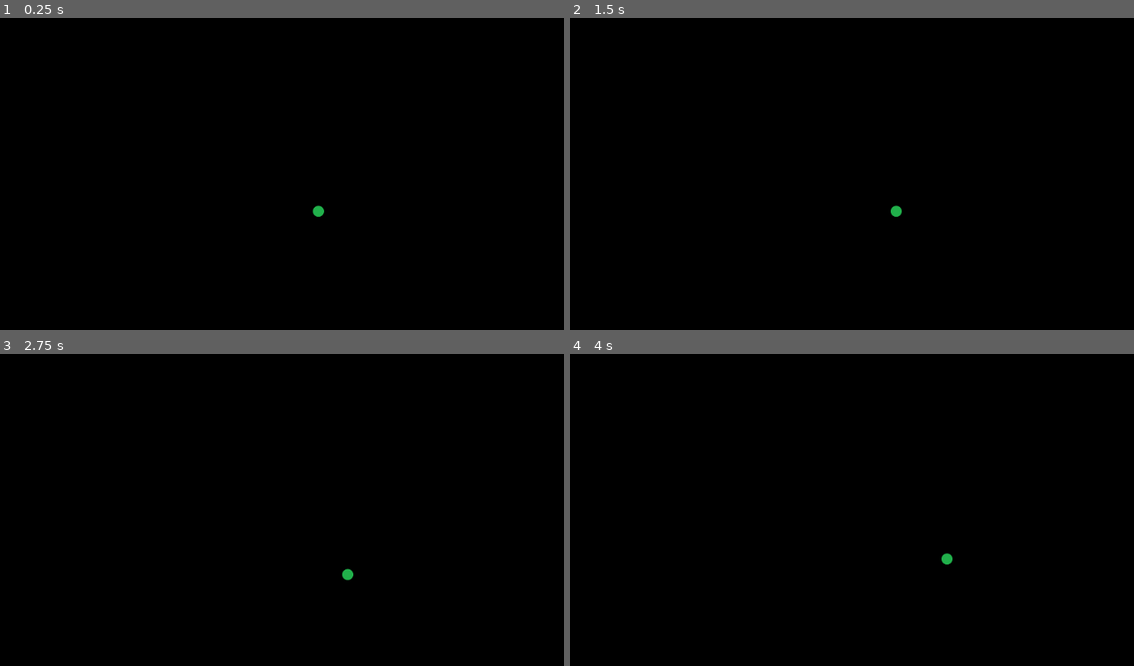
Above: before the commit, frames 1-4 (two rows, left to right).
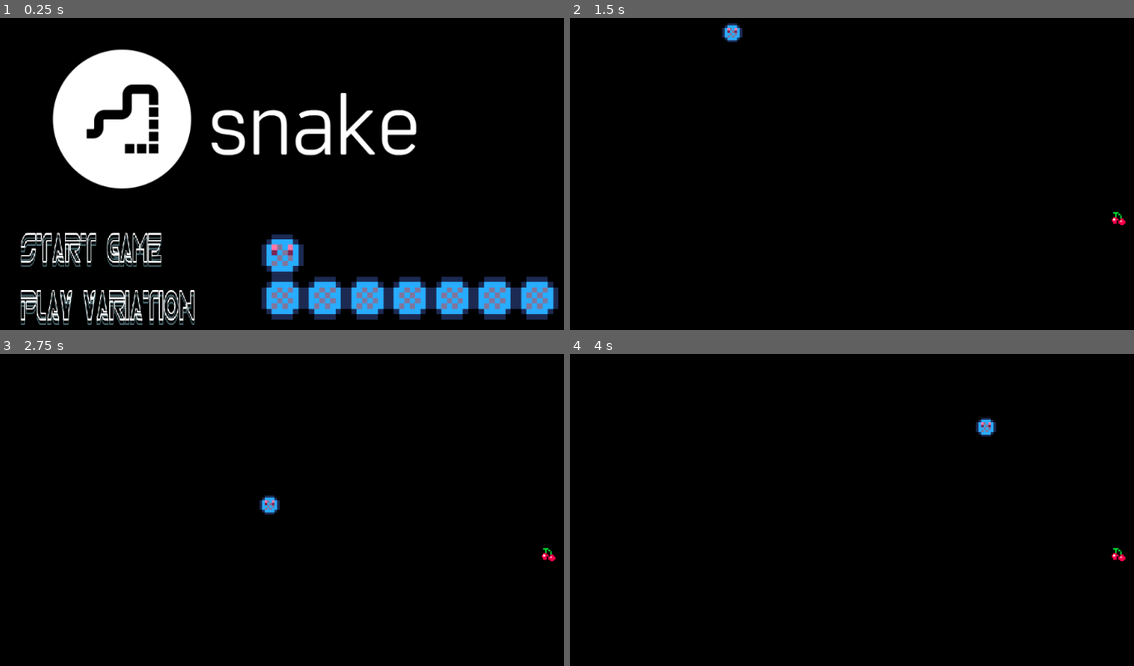
Above: after the commit, the same moments.

Repository: snakecs4700/Snake2D
Game: Godot game, scene res://Title Screen/TitleScreen.tscn
Same seed, same stepped clock (60 frames per second), same inputs: the game is played once before the commit and once after it. Before the commit the project starts from res://Gamefield.tscn.
Inputs (mouse positions are in pixels of both pictures, inside the frame that each line leads up to):
- Up to frame 1 (0.25 s): no input
- Up to frame 2 (1.5 s): click (705, 248) at 0.5 s, where only the run after the commit has a clickable "start game"; hold Right (ui_right) from 1.28 s (still down)
- Up to frame 3 (2.75 s): release Right (ui_right) at 2.03 s; hold Down (ui_down) from 2.03 s (still down)
- Up to frame 4 (4 s): release Down (ui_down) at 2.78 s; hold Right (ui_right) 2.78-3.53 s; hold Up (ui_up) from 3.53 s (still down)

The runs differ from the first frame. In frame 1, 20% of the frame differs, in the area x 3-99%, y 9-99%; in frame 2, 0.3%; in frame 3, 0.3%; in frame 4, 0.3%.

Commit message:
Updated title screen and remastered gameplay

Diff:
--- a/Gamefield.tscn
+++ /dev/null
@@ -1,13 +0,0 @@
-[gd_scene load_steps=3 format=2]
-
-[ext_resource path="res://Sprites/Background.png" type="Texture" id=1]
-[ext_resource path="res://snakeObject.tscn" type="PackedScene" id=2]
-
-[node name="Gamefield" type="Node2D"]
-
-[node name="Sprite" type="Sprite" parent="."]
-texture = ExtResource( 1 )
-centered = false
-
-[node name="snakeObject" parent="Sprite" instance=ExtResource( 2 )]
-position = Vector2( 577.107, 320.362 )
--- /dev/null
+++ b/Scenes/FadeIn.tscn
@@ -0,0 +1,25 @@
+[gd_scene load_steps=2 format=2]
+
+[sub_resource type="Animation" id=1]
+resource_name = "fade_in"
+tracks/0/type = "value"
+tracks/0/path = NodePath(".:color")
+tracks/0/interp = 1
+tracks/0/loop_wrap = true
+tracks/0/imported = false
+tracks/0/enabled = true
+tracks/0/keys = {
+"times": PoolRealArray( 0, 0.8 ),
+"transitions": PoolRealArray( 1, 1 ),
+"update": 0,
+"values": [ Color( 0, 0, 0, 0 ), Color( 0, 0, 0, 1 ) ]
+}
+
+[node name="FadeIn" type="ColorRect"]
+editor/display_folded = true
+anchor_right = 1.0
+anchor_bottom = 1.0
+color = Color( 0, 0, 0, 1 )
+
+[node name="AnimationPlayer" type="AnimationPlayer" parent="."]
+anims/fade_in = SubResource( 1 )
--- /dev/null
+++ b/Scenes/Game.tscn
@@ -0,0 +1,66 @@
+[gd_scene load_steps=9 format=2]
+
+[ext_resource path="res://Scripts/Game.gd" type="Script" id=1]
+[ext_resource path="res://Assets/asdasd.png" type="Texture" id=2]
+[ext_resource path="res://Assets/Edible.png" type="Texture" id=3]
+[ext_resource path="res://Scenes/snake.tscn" type="PackedScene" id=4]
+[ext_resource path="res://Scenes/Label.gd" type="Script" id=5]
+
+[sub_resource type="PhysicsMaterial" id=1]
+friction = 0.0
+bounce = 1.0
+
+[sub_resource type="CircleShape2D" id=2]
+radius = 181.151
+
+[sub_resource type="DynamicFont" id=3]
+
+[node name="Game" type="Node2D"]
+position = Vector2( 0.511848, -1.192 )
+script = ExtResource( 1 )
+
+[node name="Map_Boundaries" type="StaticBody2D" parent="."]
+editor/display_folded = true
+position = Vector2( 0, -1.19209e-007 )
+
+[node name="CollisionPolygon2D" type="CollisionPolygon2D" parent="Map_Boundaries"]
+polygon = PoolVector2Array( -7.7938, -3.50942, -8.96015, 20.9839, -91.1611, -46.8759, 1102.02, -62.7427, 1106.78, 665.54, -108.615, 663.954, -111.788, 3.8976, -5.48078, 21.351, -0.720771, 40.3911, -0.720771, 608.42, 7.21264, 600.487, 1022.68, 598.9, 1024.27, -2.4491 )
+
+[node name="background" type="Sprite" parent="."]
+position = Vector2( -0.850647, 4.75213 )
+scale = Vector2( 0.892951, 0.928398 )
+texture = ExtResource( 2 )
+centered = false
+
+[node name="cause why the fuck not" type="RigidBody2D" parent="."]
+editor/display_folded = true
+visible = false
+position = Vector2( 0, -1.19209e-007 )
+physics_material_override = SubResource( 1 )
+gravity_scale = 10.56
+can_sleep = false
+linear_velocity = Vector2( 1, 0 )
+angular_velocity = 1.0
+applied_force = Vector2( 1, 1 )
+
+[node name="its a muddafuckin ball" type="Sprite" parent="cause why the fuck not"]
+position = Vector2( 399.099, 178.6 )
+scale = Vector2( 1.50534, 1.45339 )
+texture = ExtResource( 3 )
+
+[node name="CollisionShape2D" type="CollisionShape2D" parent="cause why the fuck not"]
+position = Vector2( 399.029, 178.745 )
+scale = Vector2( 0.05374, 0.0598104 )
+shape = SubResource( 2 )
+
+[node name="snake" parent="." instance=ExtResource( 4 )]
+position = Vector2( 50.1531, 50.1531 )
+scale = Vector2( 0.999998, 1 )
+
+[node name="Score" type="CanvasLayer" parent="."]
+
+[node name="Label" type="Label" parent="Score"]
+margin_right = 73.0
+margin_bottom = 21.0
+custom_fonts/font = SubResource( 3 )
+script = ExtResource( 5 )
--- /dev/null
+++ b/Scenes/Label.gd
@@ -0,0 +1,9 @@
+extends Label
+
+# Called when the node enters the scene tree for the first time.
+func _ready():
+	pass # Replace with function body.
+
+# Called every frame. 'delta' is the elapsed time since the previous frame.
+#func _process(delta):
+#	pass
--- /dev/null
+++ b/Scenes/fruit.tscn
@@ -0,0 +1,22 @@
+[gd_scene load_steps=4 format=2]
+
+[ext_resource path="res://Scripts/fruit.gd" type="Script" id=1]
+[ext_resource path="res://Assets/food.PNG" type="Texture" id=2]
+
+[sub_resource type="RectangleShape2D" id=1]
+extents = Vector2( 105.525, 85.9663 )
+
+[node name="fruit" type="Area2D"]
+script = ExtResource( 1 )
+
+[node name="Sprite" type="Sprite" parent="."]
+position = Vector2( -1.65821, -0.913025 )
+scale = Vector2( 0.305497, 0.297593 )
+texture = ExtResource( 2 )
+
+[node name="CollisionShape2D" type="CollisionShape2D" parent="."]
+position = Vector2( -1.77351, -0.622599 )
+scale = Vector2( 0.10582, 0.125658 )
+shape = SubResource( 1 )
+
+[connection signal="area_entered" from="." to="." method="_on_fruit_area_entered"]
--- /dev/null
+++ b/Scenes/snake.tscn
@@ -0,0 +1,20 @@
+[gd_scene load_steps=4 format=2]
+
+[ext_resource path="res://Scripts/snake.gd" type="Script" id=1]
+[ext_resource path="res://Assets/head.PNG" type="Texture" id=2]
+
+[sub_resource type="RectangleShape2D" id=1]
+
+[node name="snake" type="Node2D"]
+script = ExtResource( 1 )
+
+[node name="head" type="Area2D" parent="."]
+
+[node name="Sprite" type="Sprite" parent="head"]
+position = Vector2( 6.7218, -5.44817 )
+scale = Vector2( 0.150803, 0.148462 )
+texture = ExtResource( 2 )
+
+[node name="CollisionShape2D" type="CollisionShape2D" parent="head"]
+position = Vector2( 6.79747, -5.69347 )
+shape = SubResource( 1 )
--- /dev/null
+++ b/Scenes/tail.tscn
@@ -0,0 +1,22 @@
+[gd_scene load_steps=4 format=2]
+
+[ext_resource path="res://Scripts/tail.gd" type="Script" id=1]
+[ext_resource path="res://Assets/tail.PNG" type="Texture" id=2]
+
+[sub_resource type="RectangleShape2D" id=1]
+extents = Vector2( 506.75, 468.558 )
+
+[node name="tail" type="Area2D"]
+script = ExtResource( 1 )
+
+[node name="Sprite" type="Sprite" parent="."]
+position = Vector2( 0.0643439, 0.14148 )
+scale = Vector2( 0.141288, 0.132134 )
+texture = ExtResource( 2 )
+
+[node name="CollisionShape2D" type="CollisionShape2D" parent="."]
+position = Vector2( -0.0312191, 0.228118 )
+scale = Vector2( 0.0164687, 0.0199491 )
+shape = SubResource( 1 )
+
+[connection signal="area_entered" from="." to="." method="_on_tail_area_entered"]
--- /dev/null
+++ b/Scripts/Game.gd
@@ -0,0 +1,22 @@
+extends Node2D
+
+onready var fruit = preload("res://Scenes/fruit.tscn")
+
+func _ready():
+	add_fruit()
+	pass
+
+func add_fruit():
+	var inst = fruit.instance()
+	inst.position = Vector2(get_random_number(900,50), get_random_number(500,50))
+	inst.connect("fruit_eaten", self, "spawn_next_fruit_and_tail")
+	add_child(inst)
+
+func spawn_next_fruit_and_tail():
+	add_fruit()
+	get_node("snake").add_tail() #Reference the add_tail method in the node snake.
+
+func get_random_number(MAX,MIN):
+	randomize()
+	var num = randi()%MAX+MIN
+	return num
--- /dev/null
+++ b/Scripts/fruit.gd
@@ -0,0 +1,11 @@
+extends Area2D
+
+signal fruit_eaten
+
+
+func _on_fruit_area_entered(area):
+	print("Gudetama just ate the eggo")
+
+	if(area.name == "head"):
+		queue_free()
+		emit_signal("fruit_eaten")
--- /dev/null
+++ b/Scripts/snake.gd
@@ -0,0 +1,55 @@
+extends Node2D
+
+# Declare variables for snake control
+var direction = Vector2(1,0)
+var speed = 5 # NEVER CHANGE THIS...ONLY ONE AND FIVE WORK
+const gap = -65 # NEVER MAKE THIS POSITIVE.
+var next_tail_dir = Vector2(1,0)
+var prev_dir = Vector2(1,0)
+# Load the tails on ready
+onready var tail = preload("res://Scenes/tail.tscn")
+
+func _ready():
+	pass
+
+# Called every frame. 'delta' is the elapsed time since the previous frame.
+func _process(delta):
+	# Directional input handling
+	if(Input.is_action_pressed("ui_up")):
+		direction = Vector2(0,-1)
+	elif(Input.is_action_pressed("ui_down")):
+		direction = Vector2(0,1)
+	elif(Input.is_action_pressed("ui_left")):
+		direction = Vector2(-1,0)
+	elif(Input.is_action_pressed("ui_right")):
+		direction = Vector2(1,0)
+	move_snake()
+
+# Handles the repositioning of the sprite during movement
+func move_snake():
+	var dir_change = false
+	if(prev_dir != direction):
+		prev_dir = direction
+		dir_change = true
+	var head_pos = get_node("head").position
+	get_node("head").position += direction * speed
+	#print(direction)
+
+	if(dir_change): #Change direction for all the tails.
+		for i in range(1,get_child_count()):
+			get_child(i).add_to_tail(head_pos, direction)
+
+# Appends a tail at the rearmost part of the snake
+func add_tail():
+	var inst = tail.instance()
+	var prev_tail = get_child(get_child_count() -1 )
+	if(prev_tail.name != "head"): #The previous tail is not head
+		inst.cur_dir = prev_tail.cur_dir  #we need to connect new tail to prev tail instead.
+		for i in range(0,prev_tail.pos_array.size()):
+			inst.pos_array.append(prev_tail.pos_array[i])
+			inst.directions.append(prev_tail.directions[i])
+		inst.position = prev_tail.position + prev_tail.cur_dir * gap
+	else:
+		inst.cur_dir = direction
+		inst.position = prev_tail.position + direction * gap
+	add_child(inst)
--- /dev/null
+++ b/Scripts/tail.gd
@@ -0,0 +1,27 @@
+extends Area2D
+
+var directions =[]
+var pos_array = []
+var cur_dir = Vector2()
+var speed = 5 # NEVER CHANGE THIS...ONLY ONE AND FIVE WORK
+
+func _process(delta):
+	if(directions.size() > 0):
+		if(position == pos_array[0]):
+			cur_dir = directions[0]
+			remove_from_tail()
+	position += cur_dir *5  #Also change this to speed
+
+func remove_from_tail():
+	directions.pop_front()
+	pos_array.pop_front()
+
+func add_to_tail(head_pos, dir):
+	pos_array.append(head_pos)
+	directions.append(dir)
+	pass
+
+func _on_tail_area_entered(area):
+	if(area.name == "head"):
+		print("You Dead!")
+		get_tree().reload_current_scene()
--- /dev/null
+++ b/Title Screen/TitleScreen.gd
@@ -0,0 +1,8 @@
+extends Control
+
+func _ready():
+	for button in $Menu/CenterRow/Buttons.get_children():
+		button.connect("pressed", self, "_on_Button_pressed", [button.scene_to_load])
+
+func _on_Button_pressed(scene_to_load):
+		get_tree().change_scene(scene_to_load)
--- /dev/null
+++ b/Title Screen/TitleScreen.tscn
@@ -0,0 +1,70 @@
+[gd_scene load_steps=8 format=2]
+
+[ext_resource path="res://Title Screen/TitleScreen.gd" type="Script" id=1]
+[ext_resource path="res://Assets/logo.png" type="Texture" id=2]
+[ext_resource path="res://Title Screen/buttons/StartGameButton.tscn" type="PackedScene" id=3]
+[ext_resource path="res://Title Screen/buttons/Play Variant.tscn" type="PackedScene" id=4]
+[ext_resource path="res://Title Screen/buttons/StartGameButton.gd" type="Script" id=5]
+[ext_resource path="res://Assets/snake_2.PNG" type="Texture" id=6]
+[ext_resource path="res://Scenes/FadeIn.tscn" type="PackedScene" id=7]
+
+[node name="TitleScreen" type="Control"]
+anchor_right = 1.0
+anchor_bottom = 1.0
+script = ExtResource( 1 )
+
+[node name="Menu" type="VBoxContainer" parent="."]
+margin_left = 120.0
+margin_top = 61.0
+margin_right = 993.0
+margin_bottom = 566.0
+rect_scale = Vector2( 0.966326, 0.974165 )
+
+[node name="Logo" type="TextureRect" parent="Menu"]
+margin_right = 873.0
+margin_bottom = 236.0
+texture = ExtResource( 2 )
+
+[node name="CenterRow" type="HBoxContainer" parent="Menu"]
+margin_top = 240.0
+margin_right = 873.0
+margin_bottom = 505.0
+size_flags_horizontal = 3
+size_flags_vertical = 3
+
+[node name="Buttons" type="VBoxContainer" parent="Menu/CenterRow"]
+margin_right = 360.0
+margin_bottom = 265.0
+size_flags_horizontal = 3
+size_flags_vertical = 3
+custom_constants/separation = 30
+alignment = 1
+
+[node name="StartGameButton" parent="Menu/CenterRow/Buttons" instance=ExtResource( 3 )]
+margin_top = 57.0
+margin_right = 360.0
+margin_bottom = 117.0
+scene_to_load = "res://Scenes/Game.tscn"
+
+[node name="Play Variant" parent="Menu/CenterRow/Buttons" instance=ExtResource( 4 )]
+margin_top = 147.0
+margin_right = 360.0
+margin_bottom = 207.0
+rect_min_size = Vector2( 360, 60 )
+script = ExtResource( 5 )
+
+[node name="CenterContainer" type="CenterContainer" parent="Menu/CenterRow"]
+margin_left = 364.0
+margin_right = 873.0
+margin_bottom = 265.0
+size_flags_horizontal = 3
+size_flags_vertical = 3
+
+[node name="Characters" type="TextureRect" parent="Menu/CenterRow/CenterContainer"]
+margin_top = 49.0
+margin_right = 509.0
+margin_bottom = 216.0
+texture = ExtResource( 6 )
+
+[node name="FadeIn" parent="." instance=ExtResource( 7 )]
+visible = false
--- /dev/null
+++ b/Title Screen/buttons/Label.gd
@@ -0,0 +1 @@
+extends Label
--- /dev/null
+++ b/Title Screen/buttons/MenuButton.tscn
@@ -0,0 +1,25 @@
+[gd_scene load_steps=3 format=2]
+
+[ext_resource path="res://Tr2n.ttf" type="DynamicFontData" id=1]
+
+[sub_resource type="DynamicFont" id=1]
+size = 48
+font_data = ExtResource( 1 )
+
+[node name="Menu Button" type="Button"]
+margin_right = 864.0
+margin_bottom = 20.0
+flat = true
+
+[node name="Label" type="Label" parent="."]
+anchor_right = 1.0
+anchor_bottom = 1.0
+rect_min_size = Vector2( 360, 60 )
+rect_scale = Vector2( 0.688953, 1.42657 )
+custom_fonts/font = SubResource( 1 )
+custom_colors/font_color = Color( 0.458824, 0.980392, 0.980392, 1 )
+custom_colors/font_color_shadow = Color( 0.266667, 0.380392, 0.403922, 1 )
+custom_constants/shadow_offset_x = 0
+custom_constants/shadow_offset_y = 5
+text = "Start Game
+"
--- /dev/null
+++ b/Title Screen/buttons/Play Variant.tscn
@@ -0,0 +1,9 @@
+[gd_scene load_steps=2 format=2]
+
+[ext_resource path="res://Title Screen/buttons/MenuButton.tscn" type="PackedScene" id=1]
+
+[node name="Play Variant" instance=ExtResource( 1 )]
+
+[node name="Label" parent="." index="0"]
+custom_colors/font_color = Color( 1, 1, 1, 1 )
+text = "Play Variation"
--- /dev/null
+++ b/Title Screen/buttons/StartGameButton.gd
@@ -0,0 +1,3 @@
+extends Button
+
+export(String) var scene_to_load
--- /dev/null
+++ b/Title Screen/buttons/StartGameButton.tscn
@@ -0,0 +1,15 @@
+[gd_scene load_steps=4 format=2]
+
+[ext_resource path="res://Title Screen/buttons/MenuButton.tscn" type="PackedScene" id=1]
+[ext_resource path="res://Title Screen/buttons/StartGameButton.gd" type="Script" id=2]
+[ext_resource path="res://Title Screen/buttons/Label.gd" type="Script" id=3]
+
+[node name="StartGameButton" index="0" instance=ExtResource( 1 )]
+rect_min_size = Vector2( 360, 60 )
+script = ExtResource( 2 )
+
+[node name="Label" parent="." index="0"]
+rect_scale = Vector2( 0.678866, 1.37723 )
+custom_colors/font_color = Color( 1, 1, 1, 1 )
+text = "start game"
+script = ExtResource( 3 )
--- a/project.godot
+++ b/project.godot
@@ -15,10 +15,11 @@
 
 [application]
 
-config/name="SnakeSource"
-run/main_scene="res://Gamefield.tscn"
+config/name="Snake2D"
+run/main_scene="res://Title Screen/TitleScreen.tscn"
 config/icon="res://icon.png"
 
 [rendering]
 
+environment/default_clear_color=Color( 0, 0, 0, 1 )
 environment/default_environment="res://default_env.tres"
--- a/snakeObject.tscn
+++ /dev/null
@@ -1,19 +0,0 @@
-[gd_scene load_steps=4 format=2]
-
-[ext_resource path="res://Scripts/snakeObject.gd" type="Script" id=1]
-[ext_resource path="res://Sprites/Snake.png" type="Texture" id=2]
-
-[sub_resource type="CircleShape2D" id=1]
-radius = 8.42928
-
-[node name="snakeObject" type="Node2D"]
-script = ExtResource( 1 )
-
-[node name="head" type="Area2D" parent="."]
-
-[node name="Sprite" type="Sprite" parent="head"]
-texture = ExtResource( 2 )
-
-[node name="CollisionShape2D" type="CollisionShape2D" parent="head"]
-position = Vector2( 0.72197, -0.610786 )
-shape = SubResource( 1 )
Binary file added: Assets/Background.jpeg
Not shown, added: Assets/Background.jpeg.import
Binary file added: Assets/Edible.png
Not shown, added: Assets/Edible.png.import
Not shown, added: Assets/Snake.png.import
Binary file added: Assets/asdasd.png
Not shown, added: Assets/asdasd.png.import
Not shown, added: Assets/background.png.import
Binary file added: Assets/food (2).png
Not shown, added: Assets/food (2).png.import
Binary file added: Assets/food.PNG
Not shown, added: Assets/food.PNG.import
(and 17 more such lines)
